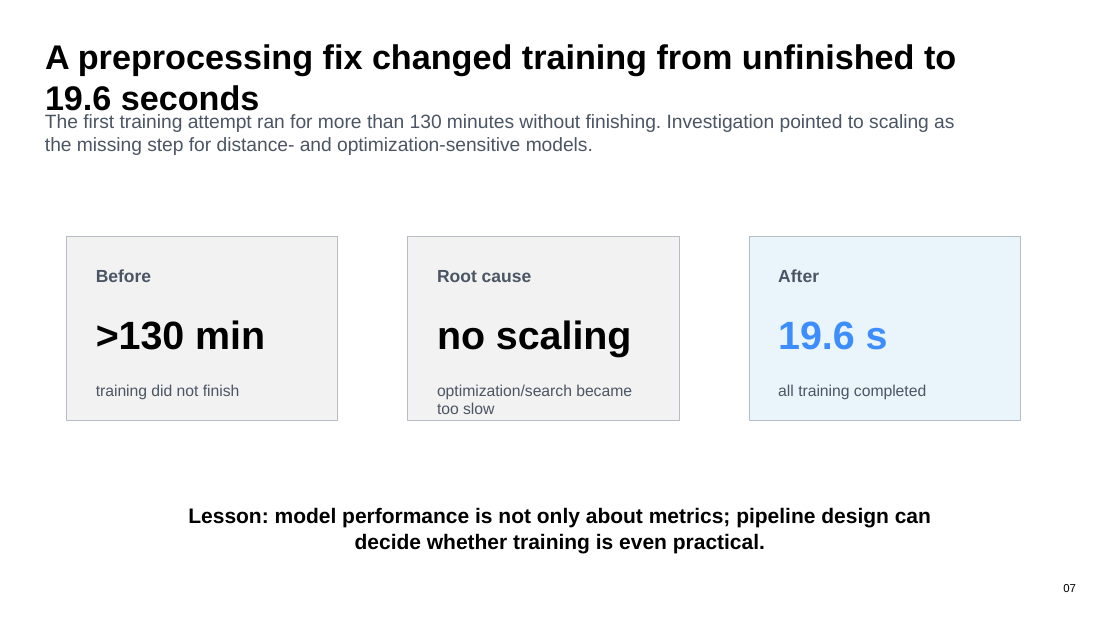
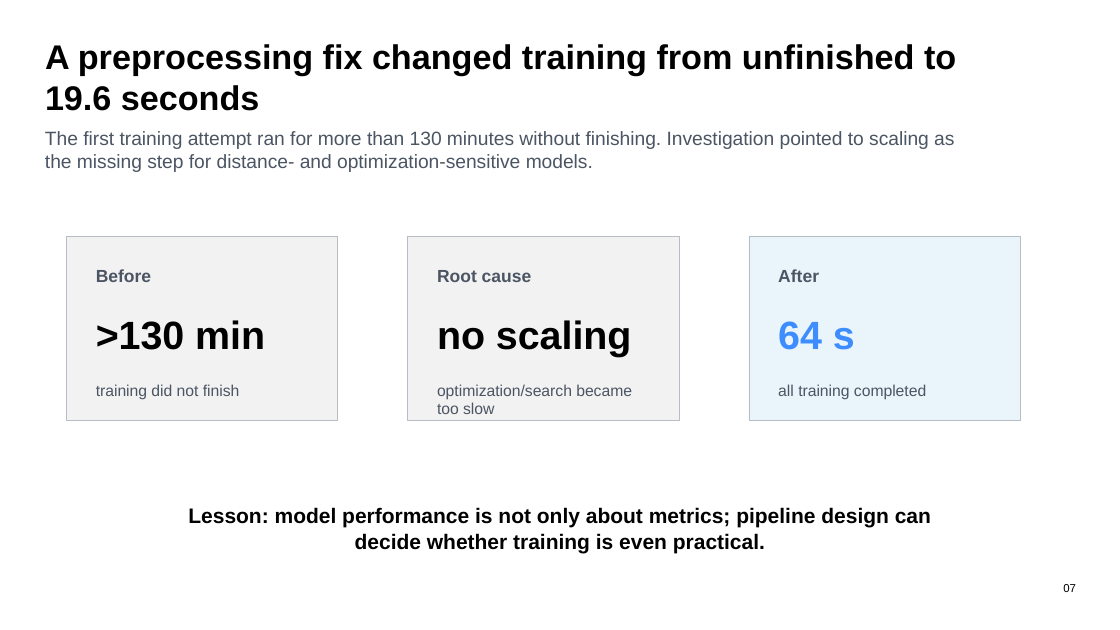
Before and after one commit to rashid7089/Customer_Retention_Predictor, a slide deck: slide 7 of Customer_Retention_Predictor_Presentation.pptx. Drawn at 1120x630 pixels with LibreOffice and Linux fonts; fonts in the diff are those of the drawing. Boxes give left, top, right and bottom in pixels: in the first picture for what was removed or moved away, otherwise in the second. Text is boxed around its words. In the diff, an @@ line names an element or a change of style, - is before the commit and + after.

```diff
--- a/Customer_Retention_Predictor_Presentation.pptx
+++ b/Customer_Retention_Predictor_Presentation.pptx
@@ text "The first training attempt ran ...": place and size @@
-text "The first training attempt ran ..." at [45, 114, 954, 155]
+text "The first training attempt ran ..." at [45, 131, 954, 172]
@@ text at [778, 321, 855, 350]: text changed @@
-19.6 s
+64 s
```
Also in this commit, not shown: 5 other slides changed, 1 slide added.
